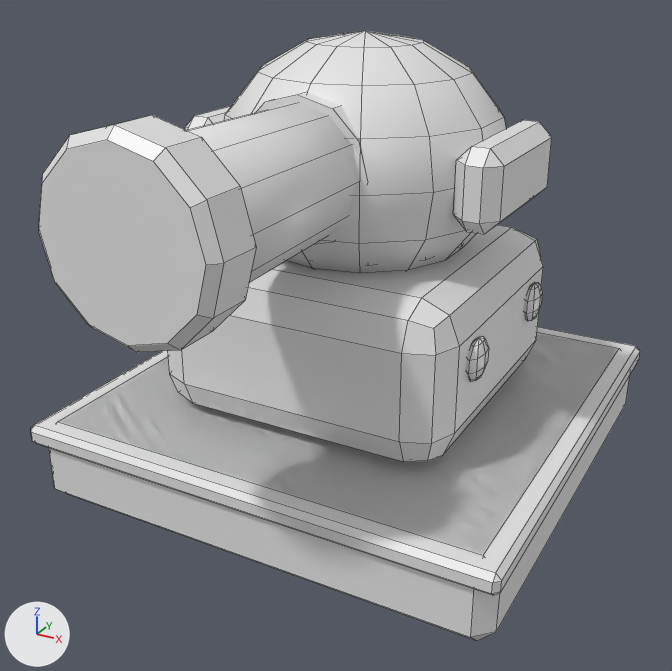
Before and after pictures for a commit that changed the FBX model Assets/Game/Art/Stylized/Towers/SM_Tower_Cannon_1x1_01.fbx.
Camera for both pictures: a camera (50 mm lens) standing at (0.774, -1.512, 1.007) and looking at (0.021, -0.143, 0.322). The axes (+X, +Y, +Z) are drawn at lower left. The lights are the same throughout. The older version comes first. Mesh edges are drawn as thin lines. Where no turn or scale is listed for an object, it has been applied to the vertices.

Names of what the first picture shows: 'SM_Tower_Cannon_1x1_01_Barrel', 'SM_Tower_Cannon_1x1_01_Base', 'SM_Tower_Cannon_1x1_01_Head'.
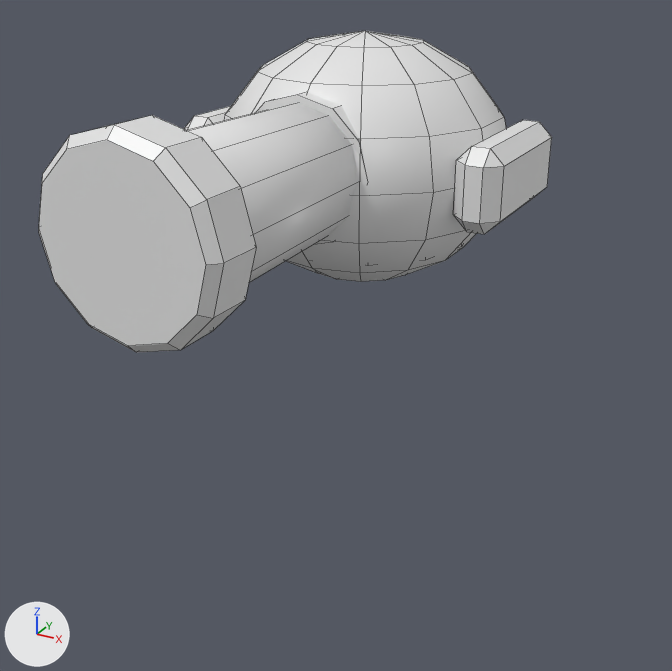
The newer file is also turned or shifted as a whole; pictures and numbers use the older file's frame.

The edits, one by one:
Object 'SM_Tower_Cannon_1x1_01_Base' (ob_sm_tower_cannon_1x1_01_base) now shows nothing instead of me_sm_tower_cannon_1x1_01_base.

Pixel boxes (x1, y1, x2, y2) of what changed, in the pictures (672 x 671 px):
'SM_Tower_Cannon_1x1_01_Base', no longer drawn
    before: (31, 225, 640, 641)
